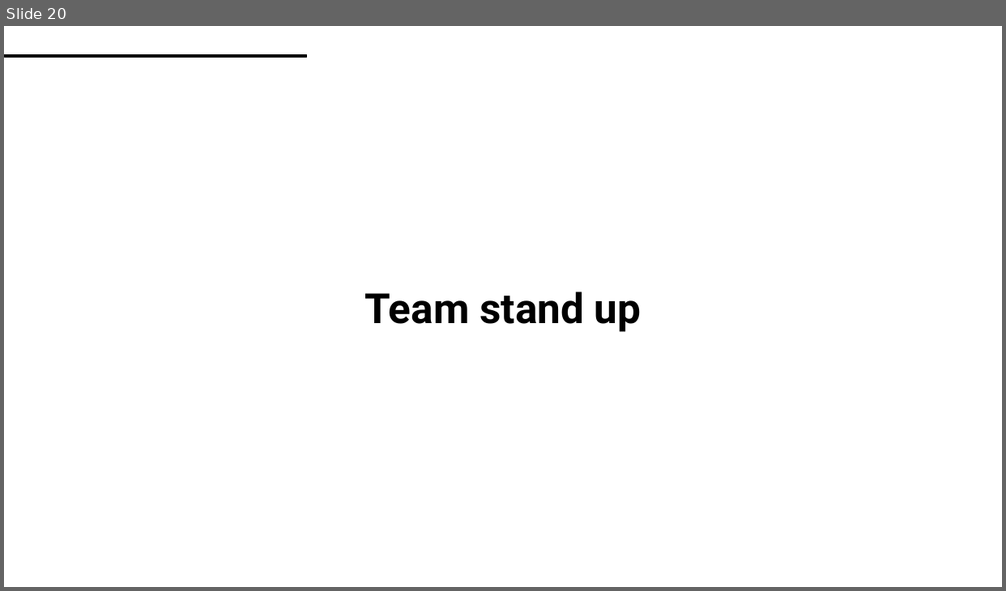
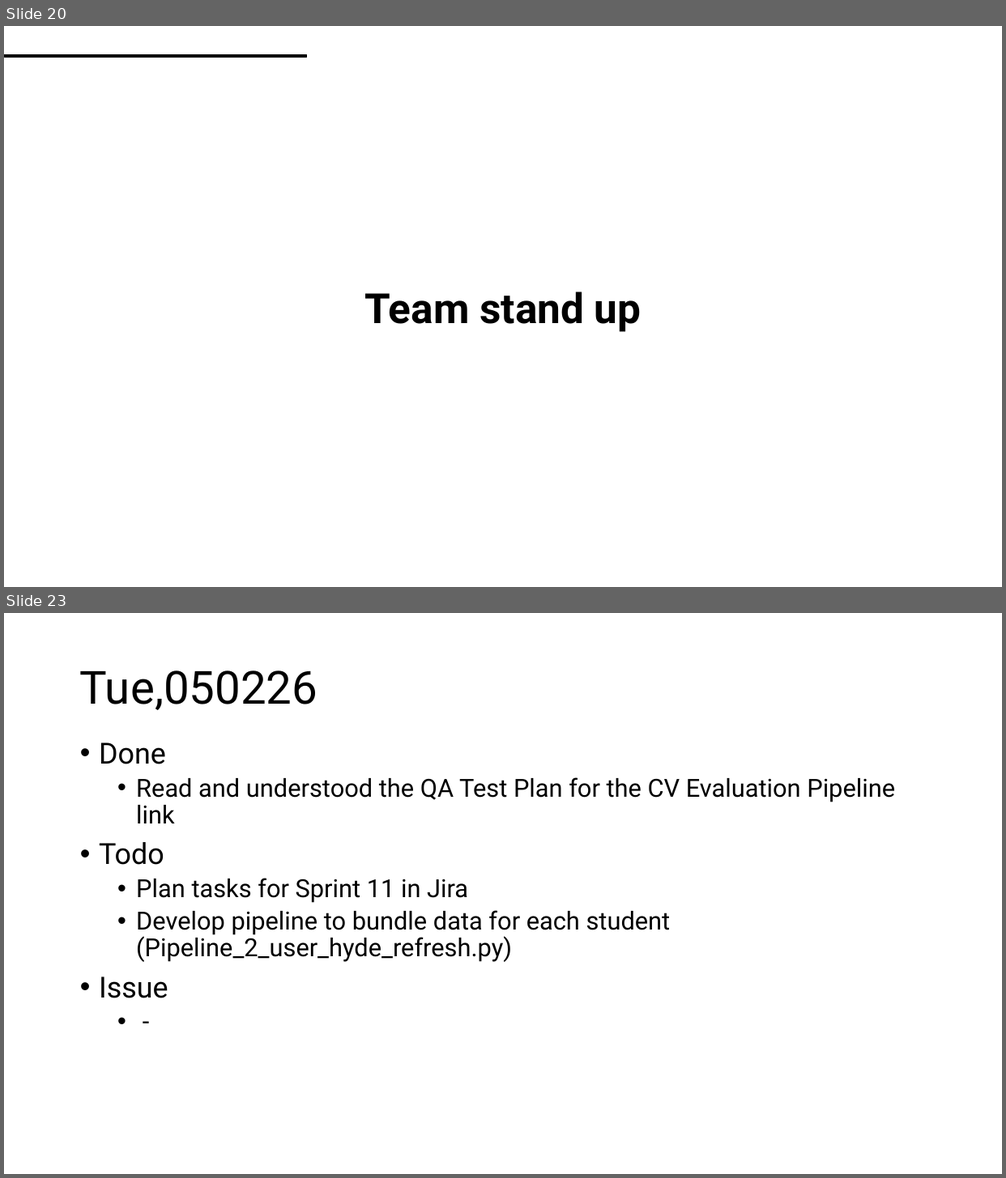
Before and after one commit to TunKedsaro/Hyde, a slide deck: logs/Ghostdeck.pptx. Shown one above the other, each under a label of ours: slide 20 before the commit, slides 20 and 23 after it; the slides between them are not shown. The pictures are 1006x591 and 1006x1178 pixels, drawn with LibreOffice and Linux fonts; fonts in the diff are those of the drawing. Boxes give left, top, right and bottom in pixels: in the first picture for what was removed or moved away, otherwise in the second. Text is boxed around its words. In the diff, an @@ line names an element or a change of style, - is before the commit and + after.

```diff
--- a/logs/Ghostdeck.pptx
+++ b/logs/Ghostdeck.pptx
@@ slide 23 added at bbox=[4, 613, 1002, 1174], background #FFFFFF @@
@@ title added at bbox=[80, 671, 318, 710], 44 pt, text #000000 @@
+Tue,050226
@@ text added at bbox=[99, 743, 895, 999], 24 pt, text #000000 @@
+• Done
+  • Read and understood the QA Test Plan for the CV Evaluation Pipeline link
+• Todo
+  • Plan tasks for Sprint 11 in Jira
+  • Develop pipeline to bundle data for each student (Pipeline_2_user_hyde_refresh.py)
+• Issue
+  • -
```
Also in this commit, not shown: 1 slide changed, 5 other slides added, 5 other files.
